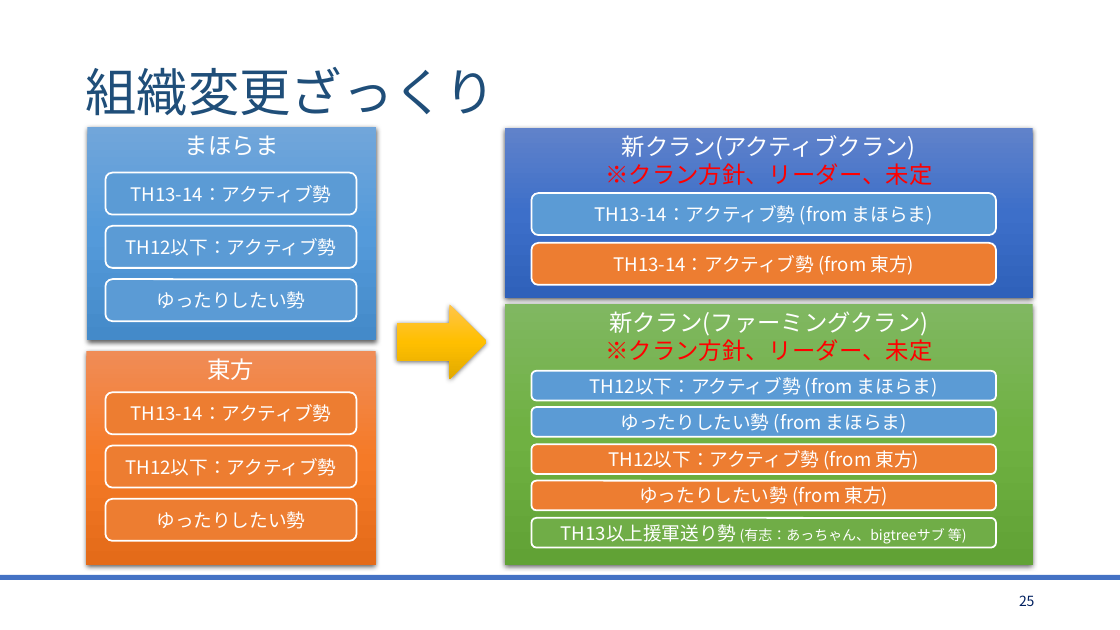
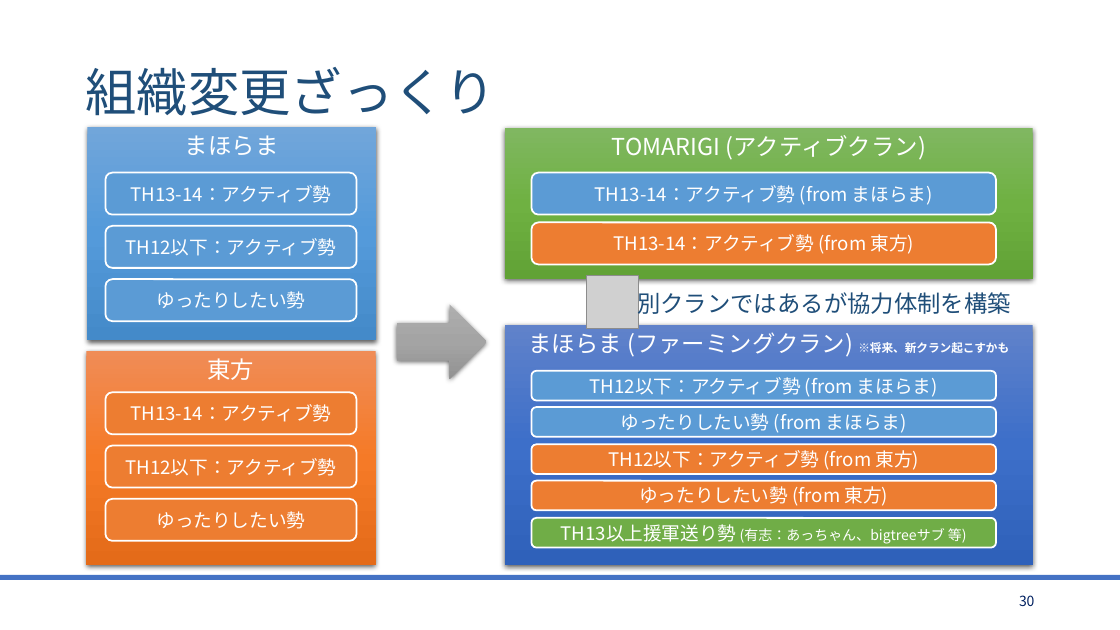
Before and after one commit to bigtreeCoC/documents, a slide deck: slide 30 of 東方とまほらまの今後について.pptx (slide 25 before the commit). Drawn at 1120x630 pixels with LibreOffice and Linux fonts; fonts in the diff are those of the drawing; grey boxes stand for pictures. Boxes give left, top, right and bottom in pixels: in the first picture for what was removed or moved away, otherwise in the second. Text is boxed around its words. In the diff, an @@ line names an element or a change of style, - is before the commit and + after.

Commit message:
東方とまほらま(4版) TOMARIGIについて

```diff
--- a/東方とまほらまの今後について.pptx
+++ b/東方とまほらまの今後について.pptx
@@ rectangle "TOMARIGI (アクティブクラン)": place and size @@
-rectangle "TOMARIGI (アクティブクラン)" at box(505, 129, 1033, 298)
+rectangle "TOMARIGI (アクティブクラン)" at box(505, 129, 1033, 279)
@@ rectangle "TOMARIGI (アクティブクラン)" at box(505, 129, 1033, 279): fill gradient #6183CB to #3E70CA to #3062BB to gradient #81B861 to #6FB242 to #62A336 @@
@@ text in rectangle at box(612, 135, 926, 160): text changed @@
-新クラン(アクティブクラン)
-※クラン方針、リーダー、未定
+TOMARIGI (アクティブクラン)
@@ rounded rectangle "TH13-14：アクティブ勢 (from まほらま)": place and size @@
-rounded rectangle "TH13-14：アクティブ勢 (from まほらま)" at box(532, 193, 996, 235)
+rounded rectangle "TH13-14：アクティブ勢 (from まほらま)" at box(532, 173, 996, 215)
@@ rounded rectangle "TH13-14：アクティブ勢 (from 東方)": place and size @@
-rounded rectangle "TH13-14：アクティブ勢 (from 東方)" at box(532, 243, 996, 285)
+rounded rectangle "TH13-14：アクティブ勢 (from 東方)" at box(532, 223, 996, 265)
@@ picture added at box(586, 276, 639, 329) @@
@@ text added at box(637, 288, 1011, 318), 20 pt, text #1F4E79 @@
+別クランではあるが協力体制を構築
@@ right arrow at box(397, 304, 486, 379): fill gradient #FFC64B to #FFC000 to #E3AB00 to gradient #AFAFAF to #A5A5A5 to #939393 @@
@@ rectangle "まほらま (ファーミングクラン) ※将来、新クラン起こすかも": place and size @@
-rectangle "まほらま (ファーミングクラン) ※将来、新クラン起こすかも" at box(505, 304, 1033, 565)
+rectangle "まほらま (ファーミングクラン) ※将来、新クラン起こすかも" at box(505, 324, 1033, 565)
@@ rectangle "まほらま (ファーミングクラン) ※将来、新クラン起こすかも" at box(505, 324, 1033, 565): fill gradient #81B861 to #6FB242 to #62A336 to gradient #6183CB to #3E70CA to #3062BB @@
@@ text in rectangle at box(529, 328, 1009, 357): text changed @@
-新クラン(ファーミングクラン)
-※クラン方針、リーダー、未定
+まほらま (ファーミングクラン) ※将来、新クラン起こすかも
@@ page number at box(1019, 595, 1035, 606): text changed @@
-25
+30
```
Also in this commit, not shown: 10 other slides changed, 9 slides added, 3 other files.
